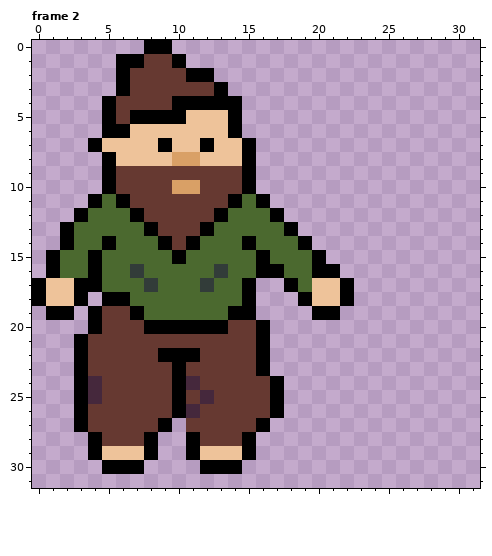
One commit to this pixel-art file: assets/sprites/new_char.aseprite. The picture above is the old version.
32x32 pixels, 2 frames. Shown: frame 2.
After:
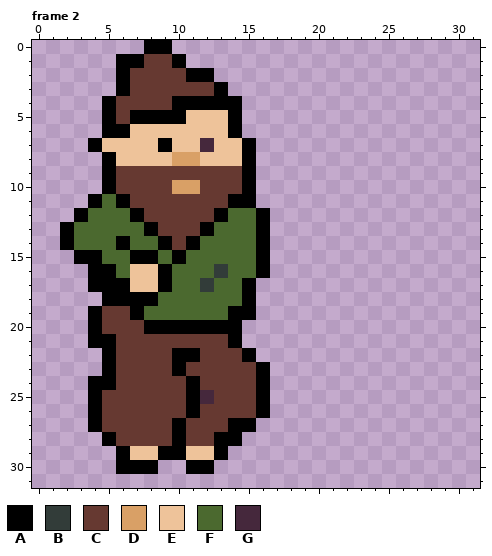
Palette (. is transparent): A #000000  B #323c39  C #663931  D #d9a066  E #eec39a  F #4b692f  G #45283c
Commit message: really shitty player animation
What changed:
Frame 2:
y 7: x 12 A -> G
y 11: x 15..16 FA -> A.
y 12: x 16..17 FA -> A.
y 13: x 16..18 FFA -> A..
y 14: x 5..6 AF -> FA; x 15..19 AFFFA -> FA...
y 15: x 1..3 AFF -> ..A; x 7..8 FF -> AA; x 17..20 FFFA -> ....
y 16: x 1..3 AFF -> ...; x 5 F -> A; x 7..9 BFF -> EEA; x 17..21 AFFAA -> .....
y 17: x 0..3 AEEA -> ....; x 5..9 FFFBF -> AAEEA; x 18..22 AFEEA -> .....
y 18: x 0..3 AEEA -> ....; x 7..8 FF -> AA; x 19..22 AEEA -> ....
y 19: x 1..2 AA -> ..; x 20..21 AA -> ..
y 20: x 14..16 CCA -> A..
y 21: x 3..5 ACC -> .AA; x 14..16 CCA -> A..
y 22: x 3..5 ACC -> ..A; x 9 A -> C; x 15..16 CA -> A.
y 23: x 3..5 ACC -> ..A
y 24: x 3..5 AGC -> .AA; x 10..11 AG -> CA; x 16..17 CA -> A.
y 25: x 3..4 AG -> .A; x 10..11 AC -> CA; x 16..17 CA -> A.
y 26: x 3..4 AC -> .A; x 10..11 AG -> CA; x 16..17 CA -> A.
y 27: x 3..4 AC -> .A; x 9..10 A. -> CA; x 14..16 CCA -> AA.
y 28: x 4..5 AC -> .A; x 8..11 A..A -> CCAC; x 13..15 CCA -> AA.
y 29: x 4..6 AEE -> ..A; x 8..11 A..A -> EAAE; x 13..15 EEA -> A..
y 30: x 5 A -> .; x 8 . -> A; x 11 . -> A; x 13..14 AA -> ..
Changed places in both pictures, as pixel boxes (x1, y1, x2, y2):
changed: (32, 138, 354, 474)
